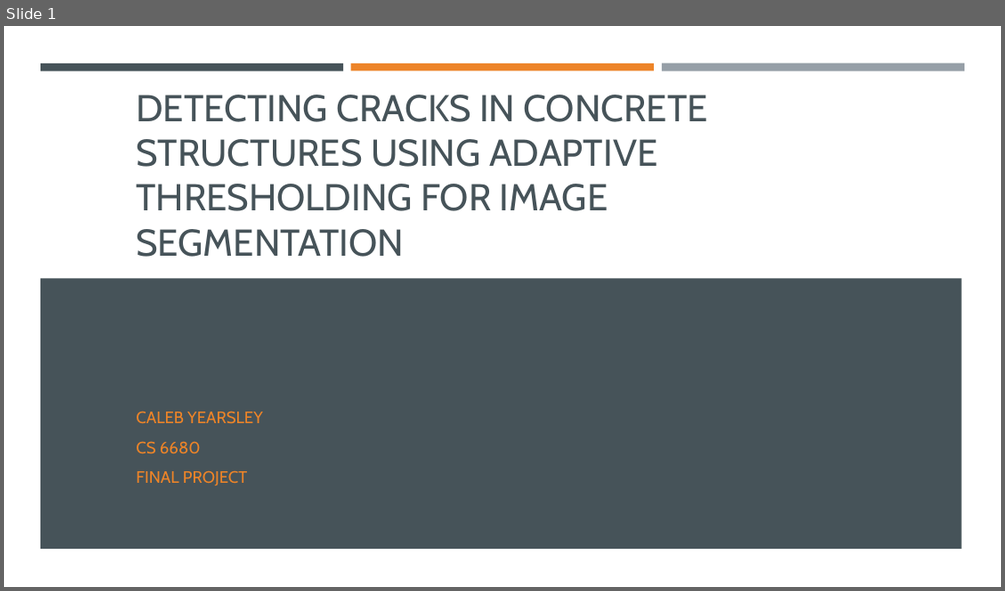
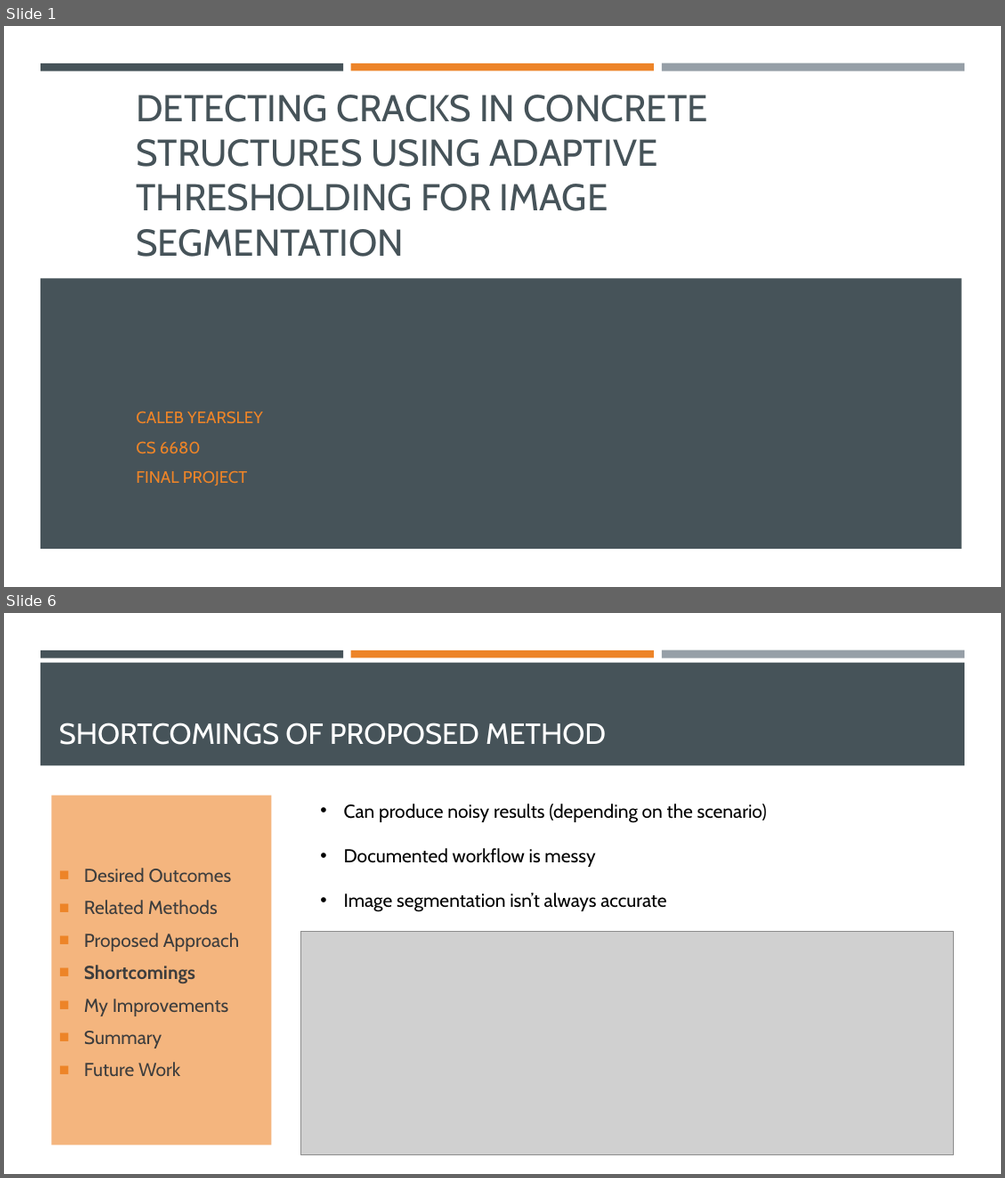
Before and after one commit to cyearsley/cs6680-DCCSUATFIS, a slide deck: Detecting Cracks in Concrete Structures Using Adaptive Thresholding.pptx. Shown one above the other, each under a label of ours: slide 1 before the commit, slides 1 and 6 after it; the slides between them are not shown. The pictures are 1005x591 and 1005x1178 pixels, drawn with LibreOffice and Linux fonts; fonts in the diff are those of the drawing; grey boxes stand for pictures. Boxes give left, top, right and bottom in pixels: in the first picture for what was removed or moved away, otherwise in the second. Text is boxed around its words. In the diff, an @@ line names an element or a change of style, - is before the commit and + after.

Commit message:
Work on powerpoint some more... Apply some scenarios to produce some images.

```diff
--- a/Detecting Cracks in Concrete Structures Using Adaptive Thresholding.pptx
+++ b/Detecting Cracks in Concrete Structures Using Adaptive Thresholding.pptx
@@ slide 6 added at box(4, 613, 1001, 1174), background #FFFFFF; not listed: 3 template elements that a slide beside it also shows @@
@@ rectangle added at box(40, 662, 965, 765), fill #465359 @@
@@ title added at box(59, 722, 606, 745), 28 pt, text #FFFFFF @@
+SHORTCOMINGS OF PROPOSED METHOD
@@ text added at box(52, 795, 272, 1145), fill #F4B57E, 18 pt, text #3D3D3D @@
+■ Desired Outcomes
+■ Related Methods
+■ Proposed Approach
+■ Shortcomings
+■ My Improvements
+■ Summary
+■ Future Work
@@ text added at box(344, 803, 767, 912), 18 pt, text #000000 @@
+• Can produce noisy results (depending on the scenario)
+• Documented workflow is messy
+• Image segmentation isn’t always accurate
@@ picture added at box(301, 932, 954, 1155) @@
```
Also in this commit, not shown: 4 slides changed, 9 other slides added, 1 slide removed, 6 other files.
